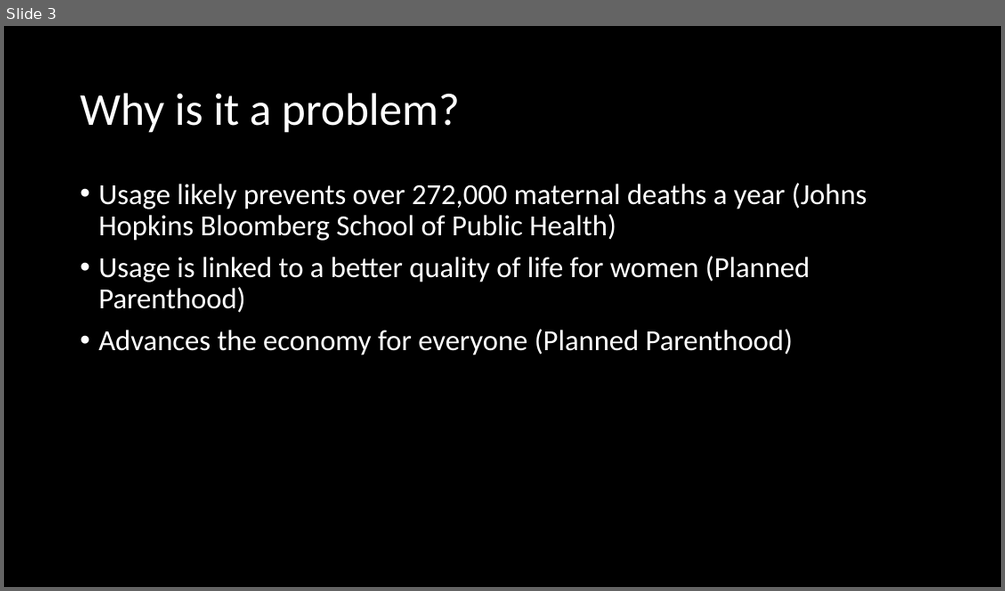
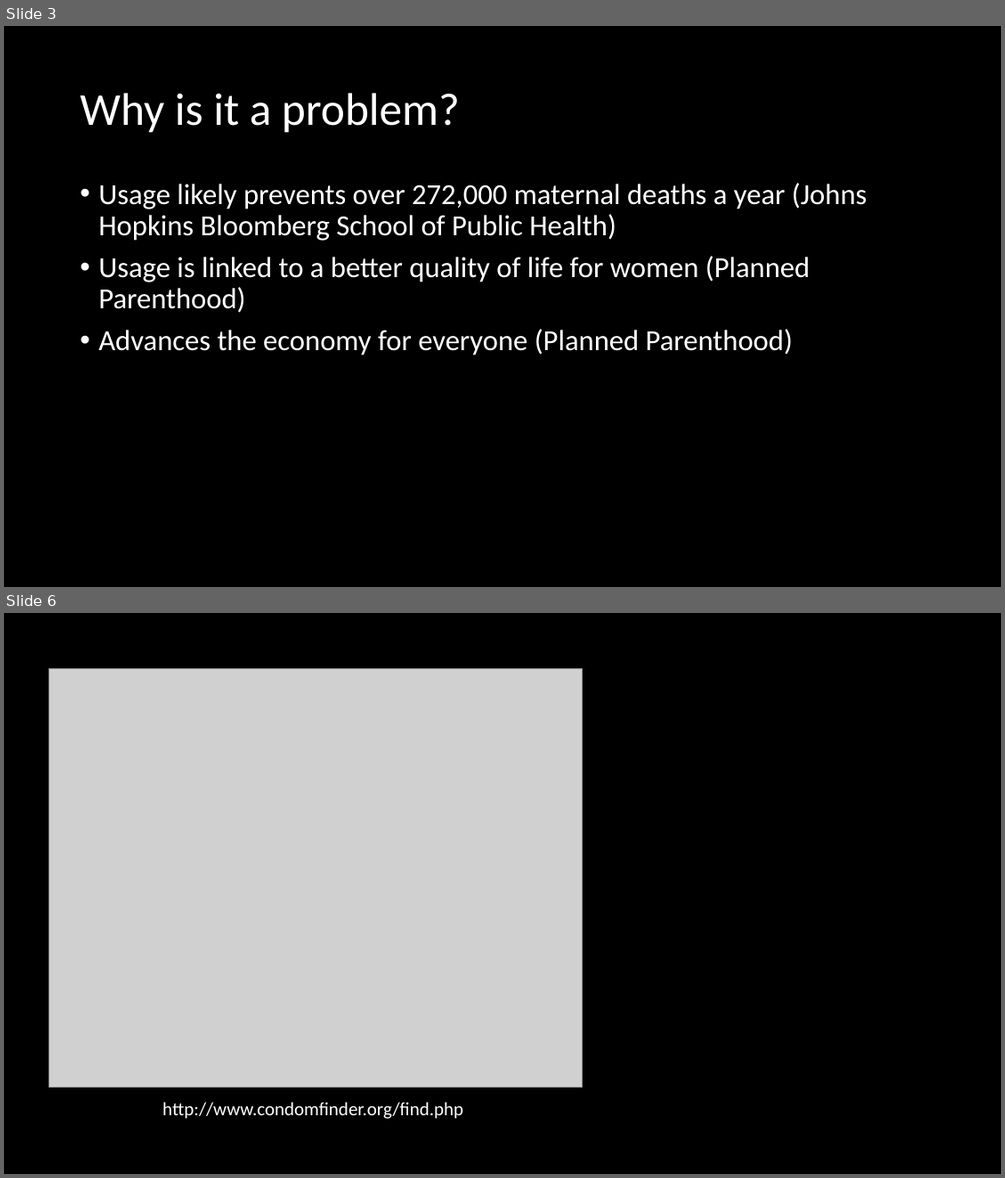
Before and after one commit to DH2018-FindC/FindC, a slide deck: Presentation.pptx. Shown one above the other, each under a label of ours: slide 3 before the commit, slides 3 and 6 after it; the slides between them are not shown. The pictures are 1005x591 and 1005x1178 pixels, drawn with LibreOffice and Linux fonts; fonts in the diff are those of the drawing; grey boxes stand for pictures. Boxes give left, top, right and bottom in pixels: in the first picture for what was removed or moved away, otherwise in the second. Text is boxed around its words. In the diff, an @@ line names an element or a change of style, - is before the commit and + after.

```diff
--- a/Presentation.pptx
+++ b/Presentation.pptx
@@ slide 6 added at (4,613,1001,1174), background #000000 @@
@@ picture added at (48,669,582,1087) @@
@@ text added at (162,1102,463,1119), 18 pt, text #FFFFFF @@
+http://www.condomfinder.org/find.php
```
Also in this commit, not shown: 2 other slides added, 1 other file.
